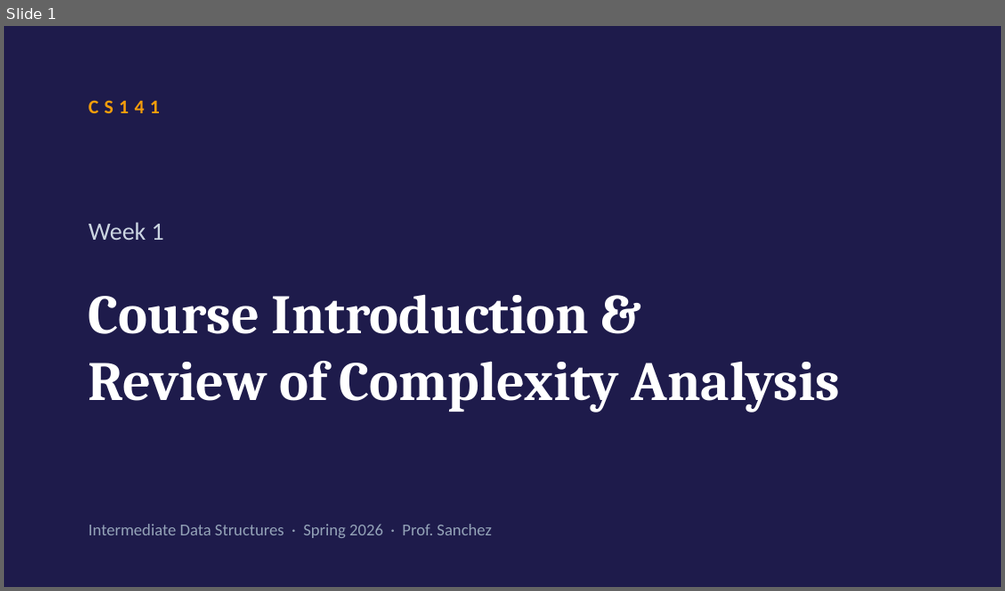
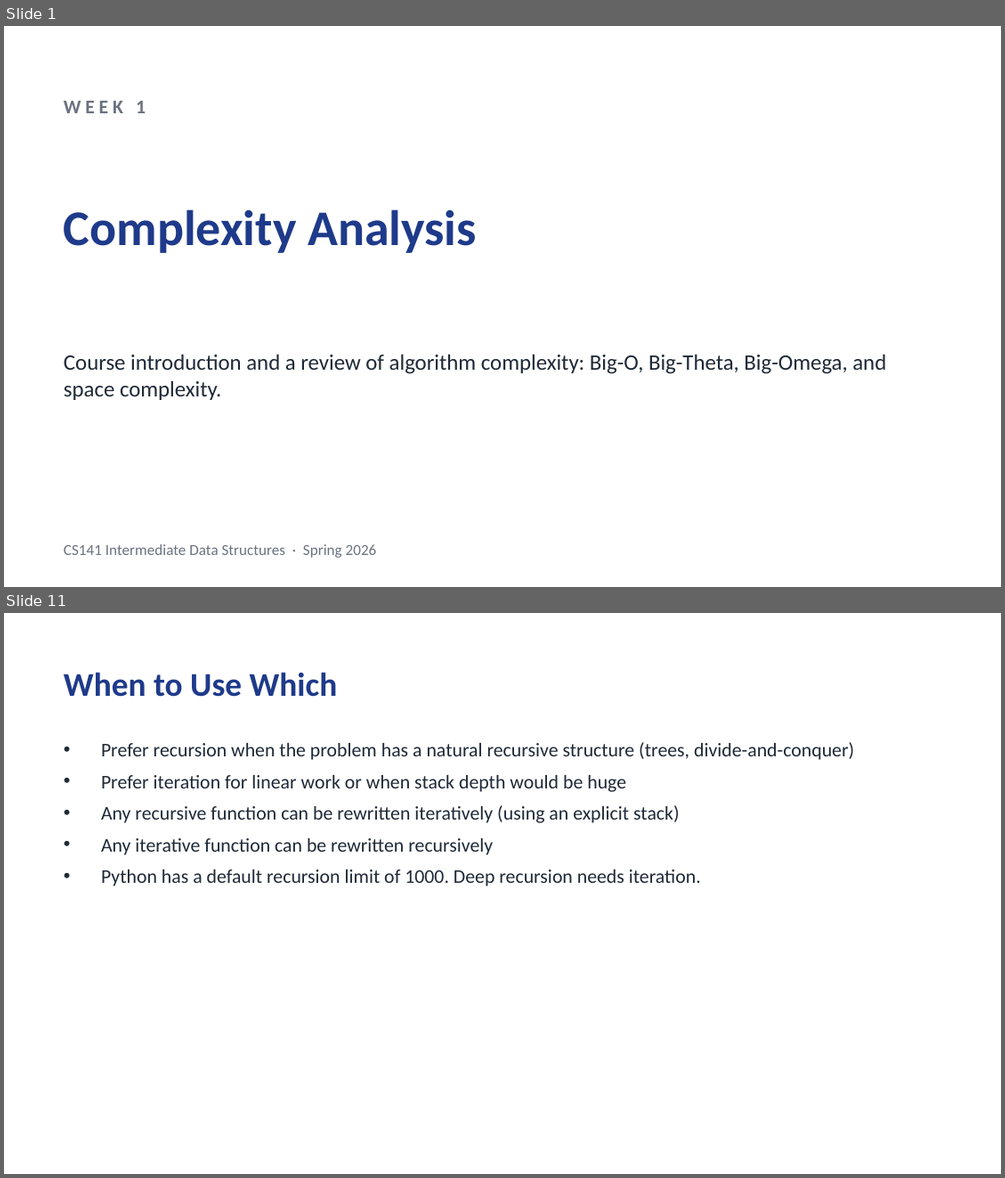
Before and after one commit to anishkancherla/stitch, a slide deck: samples/lectures/Week1_ComplexityAnalysis.pptx. Shown one above the other, each under a label of ours: slide 1 before the commit, slides 1 and 11 after it; the slides between them are not shown. The pictures are 1005x591 and 1005x1178 pixels, drawn with LibreOffice and Linux fonts; fonts in the diff are those of the drawing. Boxes give left, top, right and bottom in pixels: in the first picture for what was removed or moved away, otherwise in the second. Text is boxed around its words. In the diff, an @@ line names an element or a change of style, - is before the commit and + after.

```diff
--- a/samples/lectures/Week1_ComplexityAnalysis.pptx
+++ b/samples/lectures/Week1_ComplexityAnalysis.pptx
@@ slide 11 added at <box>4,613,1001,1174</box>, background #FFFFFF @@
@@ text added at <box>64,672,338,697</box>, 24 pt, text #1E3A8A, bold @@
+When to Use Which
@@ text added at <box>101,742,854,886</box>, 14 pt, text #1F2937 @@
+• Prefer recursion when the problem has a natural recursive structure (trees, divide-and-conquer)
+• Prefer iteration for linear work or when stack depth would be huge
+• Any recursive function can be rewritten iteratively (using an explicit stack)
+• Any iterative function can be rewritten recursively
+• Python has a default recursion limit of 1000. Deep recursion needs iteration.
@@ slide 1 changed as well @@
@@ background #1E1B4B to #FFFFFF @@
@@ text at <box>64,101,146,113</box>: text changed; size 18 to 14 pt; text colour #CBD5E1 to #6B7280; bold on @@
-Week 1
+WEEK 1
@@ text removed at <box>89,100,160,113</box> @@
-CS141
@@ text added at <box>64,209,477,253</box>, 36 pt, text #1E3A8A, bold @@
+Complexity Analysis
@@ text at <box>64,354,886,400</box>: text changed; size 40 to 16 pt; font Cambria to Calibri; text colour #FFFFFF to #1F2937; bold off @@
-Course Introduction &
-Review of Complexity Analysis
+Course introduction and a review of algorithm complexity: Big-O, Big-Theta, Big-Omega, and space complexity.
@@ text at <box>64,544,377,557</box>: text changed; size 12 to 11 pt; text colour #94A3B8 to #6B7280 @@
-Intermediate Data Structures · Spring 2026 · Prof. Sanchez
+CS141 Intermediate Data Structures · Spring 2026
```
Also in this commit, not shown: 1 other slide changed, 27 other slides added, 10 slides removed, 26 other files.
